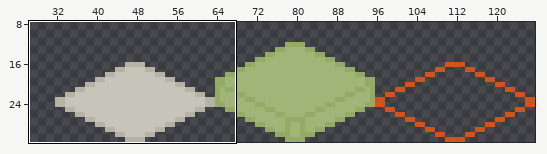
Sprite sheet, stored at res/img/iso64.png. The picture above shows the old version from afar; the outline marks the close-up.
Close-up. First the earlier version:
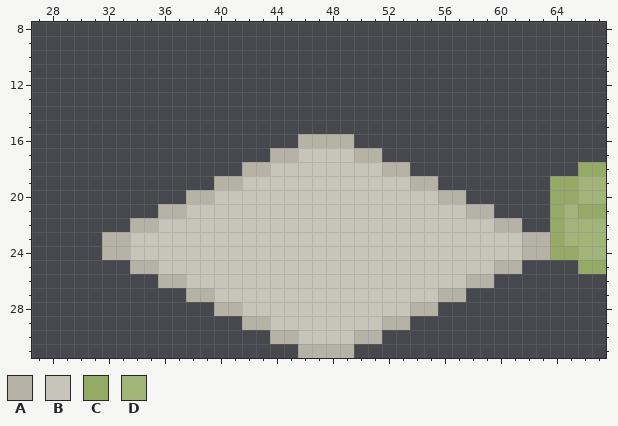
The file is 256x64 pixels, drawn in blocks of 2x2; one block is one cell here. Shown: x 27..67, y 8..31. The wide view leaves out empty margins.
Palette (. is transparent): A #b6b2a5  B #c7c4ba  C #94aa65  D #a2b578
Pixels before, first column x 32:
16 ..............AAAA..................
17 ............AABBBBAA................
18 ..........AABBBBBBBBAA............CC
19 ........AABBBBBBBBBBBBAA........CCDD
20 ......AABBBBBBBBBBBBBBBBAA......CCDD
21 ....AABBBBBBBBBBBBBBBBBBBBAA....CDCC
22 ..AABBBBBBBBBBBBBBBBBBBBBBBBAA..CDDD
23 AABBBBBBBBBBBBBBBBBBBBBBBBBBBBAACDDD
24 AABBBBBBBBBBBBBBBBBBBBBBBBBBBBAACCDD
25 ..AABBBBBBBBBBBBBBBBBBBBBBBBAA....CC
26 ....AABBBBBBBBBBBBBBBBBBBBAA........
27 ......AABBBBBBBBBBBBBBBBAA..........
28 ........AABBBBBBBBBBBBAA............
29 ..........AABBBBBBBBAA..............
30 ............AABBBBAA................
31 ..............AAAA..................
Now the later version:
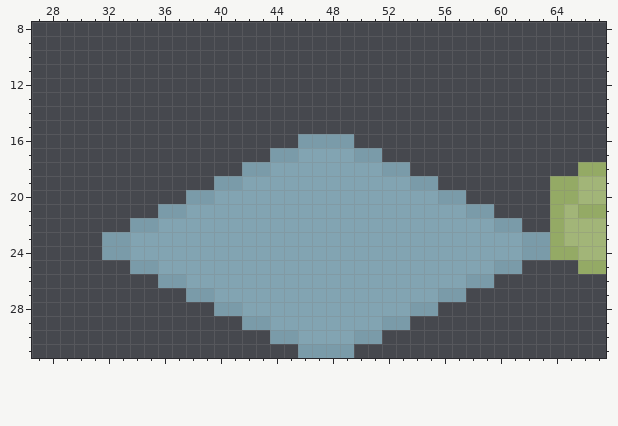
Log entry: Perlin noise to make cohereant maps
The edit:
{"colour":"A","old":"#b6b2a5","new":"#7a9ba9"}
{"colour":"B","old":"#c7c4ba","new":"#82a4b2"}
{"label":"changed","picture_box":[102,134,550,358]}
